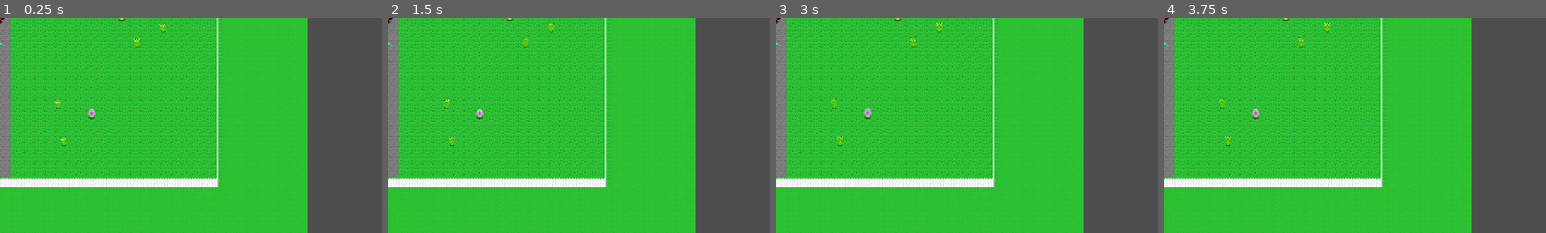
Above: before the commit, frames 1-4 (left to right).
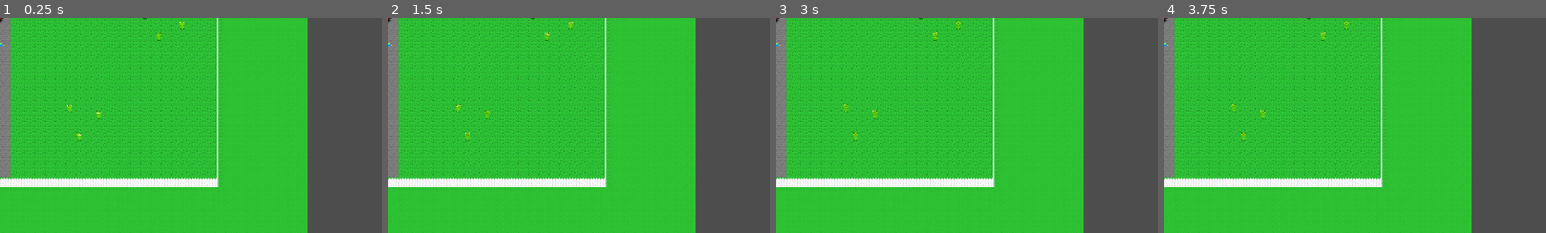
Above: after the commit, the same moments.

Repository: Birb-Games/the-legend-of-the-lawns
Game: Godot game, scene res://scenes/lawns/basic_lawn.tscn
Same seed, same stepped clock (60 frames per second), same inputs: the game is played once before the commit and once after it. This scene is started directly instead of the project's main scene.
Inputs (mouse positions are % of the whole screen's width and height, from its top left):
- Up to frame 1 (0.25 s): no input
- Up to frame 2 (1.5 s): move the mouse to (72, 45) at 0.52 s; hold D (move_right) 0.53-1.28 s; hold Space (interact) 0.53-1.28 s; move the mouse to (30, 55) at 1.27 s; hold S (move_down) from 1.28 s (still down); tap Space (interact) at 1.35 s
- Up to frame 3 (3 s): move the mouse to (60, 28) at 2.02 s; release S (move_down) at 2.03 s; press the mouse at (60, 28) at 2.03 s; hold D (move_right) 2.03-2.78 s; tap Space (interact) at 2.3, 2.85 s; move the mouse to (45, 70) at 2.77 s; release the mouse at (45, 70) at 2.78 s; hold W (move_up) from 2.78 s (still down)
- Up to frame 4 (3.75 s): move the mouse to (80, 65) at 3.52 s; release W (move_up) at 3.53 s; hold A (move_left) from 3.53 s (still down); hold Space (interact) from 3.53 s (still down)
The pictures show only the part of the screen within x 0-50%, y 0-50%; the shares and areas given below are measured in that part.

The runs differ from the first frame. In frame 1, 0.5% of the frame differs, in the area x 0-49%, y 0-60%; in frame 2, 0.5%; in frame 3, 0.5%; in frame 4, 0.5%.

Commit message:
added y sorting and some other changes

Diff:
--- a/scenes/enemies/enemyspawner.tscn
+++ b/scenes/enemies/enemyspawner.tscn
@@ -6,11 +6,12 @@
 [ext_resource type="PackedScene" uid="uid://bfrhyuagid5eh" path="res://scenes/enemies/mushroom.tscn" id="4_84gii"]
 
 [sub_resource type="CircleShape2D" id="CircleShape2D_6fcck"]
-radius = 80.0
+radius = 48.0
 
 [node name="Enemyspawner" type="Node2D"]
+y_sort_enabled = true
 script = ExtResource("1_27y88")
-enemies = [ExtResource("2_6fcck"), ExtResource("3_2meu0"), ExtResource("4_84gii")]
+enemies = Array[PackedScene]([ExtResource("2_6fcck"), ExtResource("3_2meu0"), ExtResource("4_84gii")])
 
 [node name="Area2D" type="Area2D" parent="."]
 editor_description = "Does nothing, only for editor use - shows the maximum points at which enemies can be spawned so as to avoid having enemies being spawned in strange places."
--- a/scenes/enemies/mushroom.tscn
+++ b/scenes/enemies/mushroom.tscn
@@ -128,18 +128,20 @@
 "speed": 4.0
 }]
 
-[node name="Mushroom" type="StaticBody2D" groups=["lawn_obstacle"]]
-scale = Vector2(0.75, 0.75)
+[node name="Mushroom" type="Area2D"]
+scale = Vector2(0.65, 0.65)
 
 [node name="CollisionShape2D" type="CollisionShape2D" parent="."]
+position = Vector2(0, -10.6667)
 shape = SubResource("RectangleShape2D_62b6c")
 
 [node name="Shadow" type="Sprite2D" parent="."]
-position = Vector2(0, 9.33333)
+position = Vector2(0, -1.33335)
 scale = Vector2(0.416667, 0.410256)
 texture = ExtResource("1_uk2no")
 
 [node name="AnimatedSprite2D" type="AnimatedSprite2D" parent="."]
+position = Vector2(0, -10.6667)
 sprite_frames = SubResource("SpriteFrames_70lkm")
 animation = &"down"
 autoplay = "down"
--- a/scenes/enemies/thornweed.tscn
+++ b/scenes/enemies/thornweed.tscn
@@ -65,17 +65,19 @@
 "speed": 2.0
 }]
 
-[node name="ThornWeed" type="StaticBody2D" groups=["lawn_obstacle"]]
+[node name="ThornWeed" type="Area2D"]
 scale = Vector2(0.75, 0.75)
 
 [node name="CollisionShape2D" type="CollisionShape2D" parent="."]
+position = Vector2(0, -8)
 shape = SubResource("RectangleShape2D_hlolw")
 
 [node name="Shadow" type="Sprite2D" parent="."]
-position = Vector2(0, 9.33333)
+position = Vector2(0, 1.33332)
 scale = Vector2(0.5, 0.410256)
 texture = ExtResource("1_w4wb1")
 
 [node name="AnimatedSprite2D" type="AnimatedSprite2D" parent="."]
+position = Vector2(0, -8)
 sprite_frames = SubResource("SpriteFrames_a8atb")
 autoplay = "default"
--- a/scenes/enemies/weed.tscn
+++ b/scenes/enemies/weed.tscn
@@ -42,18 +42,19 @@
 "speed": 5.0
 }]
 
-[node name="Weed" type="StaticBody2D" groups=["lawn_obstacle"]]
-scale = Vector2(0.75, 0.75)
+[node name="Weed" type="Area2D"]
+scale = Vector2(0.65, 0.65)
 
 [node name="CollisionShape2D" type="CollisionShape2D" parent="."]
-position = Vector2(0, 0.5)
+position = Vector2(0, -10.1667)
 shape = SubResource("RectangleShape2D_37qs1")
 
 [node name="Shadow" type="Sprite2D" parent="."]
-position = Vector2(-9.53674e-07, 9.5)
+position = Vector2(-9.53674e-07, -1.16667)
 scale = Vector2(0.25, 0.179487)
 texture = ExtResource("1_f2hbu")
 
 [node name="AnimatedSprite2D" type="AnimatedSprite2D" parent="."]
+position = Vector2(0, -10.6667)
 sprite_frames = SubResource("SpriteFrames_oqtah")
 autoplay = "default"
--- a/scenes/house.tscn
+++ b/scenes/house.tscn
@@ -6,6 +6,7 @@
 size = Vector2(220, 158.667)
 
 [node name="House" type="Sprite2D"]
+z_index = -1
 scale = Vector2(0.75, 0.75)
 texture = ExtResource("1_d7po0")
 
--- a/scenes/lawnmower.tscn
+++ b/scenes/lawnmower.tscn
@@ -43,10 +43,9 @@
 }]
 
 [sub_resource type="RectangleShape2D" id="RectangleShape2D_pf4ts"]
-size = Vector2(16, 14)
+size = Vector2(16, 13)
 
 [node name="Lawnmower" type="RigidBody2D" groups=["lawnmower"]]
-z_index = 1
 collision_layer = 6
 gravity_scale = 0.0
 lock_rotation = true
@@ -55,6 +54,7 @@
 script = ExtResource("1_a44u4")
 
 [node name="Shadows" type="Node2D" parent="."]
+position = Vector2(0, -7)
 
 [node name="ShadowRight" type="Sprite2D" parent="Shadows"]
 visible = false
@@ -81,11 +81,13 @@
 texture = ExtResource("3_vbbpe")
 
 [node name="AnimatedSprite2D" type="AnimatedSprite2D" parent="."]
+position = Vector2(0, -7)
 scale = Vector2(0.941176, 0.941176)
 sprite_frames = SubResource("SpriteFrames_8t1u5")
 animation = &"left"
 
 [node name="CollisionShape2D" type="CollisionShape2D" parent="."]
+position = Vector2(0, -6.5)
 shape = SubResource("RectangleShape2D_pf4ts")
 
 [connection signal="body_entered" from="." to="." method="_on_body_entered"]
--- a/scenes/lawns/basic_lawn.tscn
+++ b/scenes/lawns/basic_lawn.tscn
@@ -12,29 +12,29 @@
 position = Vector2(0, 21)
 
 [node name="Lawnmower" parent="." index="2"]
-position = Vector2(0, 0)
+position = Vector2(0, 5)
 
 [node name="WaterGun" parent="." index="3"]
 position = Vector2(0, 42)
 
 [node name="Enemyspawner" parent="Spawners" index="0" instance=ExtResource("2_x1smj")]
-position = Vector2(-199, -112)
+position = Vector2(-125, 160)
 
 [node name="Enemyspawner2" parent="Spawners" index="1" instance=ExtResource("2_x1smj")]
-position = Vector2(106, -152)
-spawn_count = 1
+position = Vector2(125, 160)
+spawn_count = 3
 
 [node name="Enemyspawner3" parent="Spawners" index="2" instance=ExtResource("2_x1smj")]
-position = Vector2(107, 150)
+position = Vector2(125, -160)
 
 [node name="Enemyspawner4" parent="Spawners" index="3" instance=ExtResource("2_x1smj")]
-position = Vector2(219, -5)
+position = Vector2(250, 0)
 spawn_count = 5
 
 [node name="Enemyspawner5" parent="Spawners" index="4" instance=ExtResource("2_x1smj")]
-position = Vector2(-207, 119)
-spawn_count = 1
+position = Vector2(-250, 0)
+spawn_count = 5
 
 [node name="Enemyspawner6" parent="Spawners" index="5" instance=ExtResource("2_x1smj")]
-position = Vector2(-162, 144)
-spawn_count = 1
+position = Vector2(-125, -160)
+spawn_count = 3
--- a/scenes/lawns/lawn.tscn
+++ b/scenes/lawns/lawn.tscn
@@ -6,12 +6,11 @@
 [ext_resource type="PackedScene" uid="uid://5004ltphju6p" path="res://scenes/water_gun.tscn" id="4_p5gcc"]
 
 [node name="Lawn" type="Node2D"]
+y_sort_enabled = true
 script = ExtResource("1_eudnv")
 
 [node name="TileMapLayer" type="TileMapLayer" parent="." groups=["lawn_obstacle"]]
-editor_description = "Placeholder level for testing.
-
-TODO: add some kind of level generation."
+z_index = -2
 tile_map_data = PackedByteArray("AAD2//b/AAABAAAAAAD2//f/AAABAAAAAAD2//j/AAABAAAAAAD2//n/AAABAAAAAAD2//r/AAABAAAAAAD2// …(19120 unchanged characters)…
 tile_set = ExtResource("2_fe7f8")
 
@@ -19,9 +18,11 @@
 position = Vector2(17, -5)
 
 [node name="Lawnmower" parent="." instance=ExtResource("3_fe7f8")]
-position = Vector2(-16, 0)
+position = Vector2(-16, 5)
 
 [node name="WaterGun" parent="." instance=ExtResource("4_p5gcc")]
+z_index = -1
 position = Vector2(1.66893e-06, -24)
 
 [node name="Spawners" type="Node2D" parent="."]
+y_sort_enabled = true
--- a/scenes/main.tscn
+++ b/scenes/main.tscn
@@ -10,10 +10,11 @@
 colors = PackedColorArray(1, 0, 0, 1, 1, 1, 0, 1, 0, 1, 0, 1)
 
 [node name="Main" type="Node2D"]
+y_sort_enabled = true
 script = ExtResource("1_jyhfs")
 
 [node name="Player" parent="." instance=ExtResource("1_o5qli")]
-position = Vector2(8, -154)
+position = Vector2(8, -143)
 
 [node name="Camera2D" type="Camera2D" parent="Player"]
 zoom = Vector2(4, 4)
--- a/scenes/neighbor.tscn
+++ b/scenes/neighbor.tscn
@@ -71,21 +71,23 @@
 size = Vector2(18, 42)
 
 [node name="Neighbor" type="AnimatedSprite2D" groups=["neighbor"]]
-z_index = 1
+y_sort_enabled = true
 scale = Vector2(0.75, 0.75)
 sprite_frames = SubResource("SpriteFrames_k1hep")
 animation = &"neighbor_bob"
+offset = Vector2(0, -20)
 script = ExtResource("1_k1hep")
 lawn_template = ExtResource("3_x7cql")
 
 [node name="Area2D" type="Area2D" parent="."]
+position = Vector2(0, -20)
 
 [node name="CollisionShape2D" type="CollisionShape2D" parent="Area2D"]
 shape = SubResource("RectangleShape2D_nrakx")
 
 [node name="Shadow" type="Sprite2D" parent="."]
 z_index = -1
-position = Vector2(0, 19)
+position = Vector2(0, -1)
 scale = Vector2(0.5, 0.5)
 texture = ExtResource("3_dsynj")
 
--- a/scenes/neighborhood.tscn
+++ b/scenes/neighborhood.tscn
@@ -14,11 +14,13 @@
 distance = -736.0
 
 [node name="Neighborhood" type="Node2D"]
+y_sort_enabled = true
 
 [node name="TileMapLayer" type="TileMapLayer" parent="."]
 editor_description = "Placeholder level for testinng.
 
 TODO: add some kind of level generation."
+z_index = -2
 tile_map_data = PackedByteArray("AADx//b/AAABAAAAAADx//f/AAABAAAAAADx//j/AAABAAAAAADx//n/AAABAAAAAADx//r/AAABAAAAAADx// …(52656 unchanged characters)…
 tile_set = ExtResource("2_tqujx")
 
@@ -37,16 +39,17 @@
 position = Vector2(593, -235)
 
 [node name="Neighbors" type="Node2D" parent="."]
+y_sort_enabled = true
 
 [node name="NeighborBob" parent="Neighbors" instance=ExtResource("3_tqujx")]
-position = Vector2(328, -170)
+position = Vector2(328, -155)
 display_name = "Neighbor Bob"
 lawn_template = ExtResource("3_xlwpo")
 possible_dialog = PackedStringArray("Oh, you want to mow my lawn? I suppose it is a bit overgrown...", "My lawn needs to be mowed today but I\'m too lazy.")
 wage = 1
 
 [node name="NeighborJim" parent="Neighbors" instance=ExtResource("3_tqujx")]
-position = Vector2(-312, -170)
+position = Vector2(-312, -155)
 animation = &"neighbor_jim"
 display_name = "Neighbor Jim"
 lawn_template = ExtResource("3_xlwpo")
@@ -54,7 +57,7 @@
 wage = 1
 
 [node name="NeighborNancy" parent="Neighbors" instance=ExtResource("3_tqujx")]
-position = Vector2(648, -170)
+position = Vector2(648, -155)
 animation = &"neighbor_nancy"
 display_name = "Neighbor Nancy"
 lawn_template = ExtResource("3_xlwpo")
--- a/scenes/player.tscn
+++ b/scenes/player.tscn
@@ -245,27 +245,26 @@
 color = Color(0.054902, 0.529412, 0.8, 1)
 
 [node name="Player" type="CharacterBody2D" node_paths=PackedStringArray("water_gun") groups=["player"]]
-z_index = 2
 script = ExtResource("1_g2els")
 water_gun = NodePath("WaterGun")
 
 [node name="Shadow" type="Sprite2D" parent="."]
-position = Vector2(0, 11)
 scale = Vector2(0.365385, 0.365385)
 texture = ExtResource("4_dqkch")
 
 [node name="AnimatedSprite2D" type="AnimatedSprite2D" parent="."]
-position = Vector2(0, -1)
+position = Vector2(0, -12)
 scale = Vector2(0.75, 0.75)
 sprite_frames = SubResource("SpriteFrames_g2els")
 animation = &"idle_down"
 autoplay = "idle_down"
 
 [node name="CollisionShape2D" type="CollisionShape2D" parent="."]
-position = Vector2(0, 6)
+position = Vector2(0, -6)
 shape = SubResource("RectangleShape2D_g2els")
 
 [node name="InteractZone" type="Area2D" parent="."]
+position = Vector2(0, -13)
 collision_mask = 3
 script = ExtResource("3_qhqgy")
 
@@ -274,12 +273,13 @@
 shape = SubResource("RectangleShape2D_qhqgy")
 
 [node name="WaterGun" type="Sprite2D" parent="."]
-position = Vector2(8, 1)
+position = Vector2(8, -9)
 scale = Vector2(0.35, 0.35)
 texture = ExtResource("4_tuyoq")
 script = ExtResource("4_qlg0r")
 
 [node name="GPUParticles2D" type="GPUParticles2D" parent="WaterGun"]
+z_index = 1
 position = Vector2(18, 0)
 amount = 100
 texture = ExtResource("7_fjrip")
--- a/scripts/enemies/enemyspawner.gd
+++ b/scripts/enemies/enemyspawner.gd
@@ -58,12 +58,12 @@
 	return max(len(weights) - 1, 0)
 
 func gen_enemy_positions(count: int) -> Array[Vector2]:
-	var radius = 32.0 + count * 4.0
+	var radius = 20.0 + count * 4.0
 	var start_angle = randf() * PI * 2.0
 	var positions: Array[Vector2] = []
 	for i in range(count):
 		var angle = start_angle + i * 2.0 * PI / count
-		var dist = radius - 20.0 * randf()
+		var dist = radius - 10.0 * randf()
 		var x = cos(angle) * dist
 		var y = sin(angle) * dist
 		positions.append(Vector2(x, y))
--- a/scripts/lawn.gd
+++ b/scripts/lawn.gd
@@ -54,7 +54,7 @@
 	if !player.get_node("WaterGun").visible:
 		return
 	if Input.is_action_just_pressed("interact"):
-		water_gun_item.position = player.position + Vector2(0.0, 8.0)
+		water_gun_item.position = player.get_sprite_pos() + Vector2(0.0, 12.0)
 		add_child(water_gun_item)
 		player.disable_water_gun()
 
@@ -79,7 +79,7 @@
 
 	# Mow the lawn
 	var tile_sz = float($TileMapLayer.tile_set.tile_size.x)
-	var lawnmower_pos = lawnmower.position / tile_sz - Vector2(0.5, 0.5)
+	var lawnmower_pos = lawnmower.get_sprite_pos() / tile_sz - Vector2(0.5, 0.5)
 	var positions = []
 	for dx in range(-1, 2):
 		for dy in range(-1, 2):
--- a/scripts/lawnmower.gd
+++ b/scripts/lawnmower.gd
@@ -106,3 +106,7 @@
 	var r = $CollisionShape2D.shape.get_rect()
 	r.position += position
 	return r
+
+# Returns global position of the shadow
+func get_sprite_pos() -> Vector2:
+	return position + $AnimatedSprite2D.position
--- a/scripts/player.gd
+++ b/scripts/player.gd
@@ -54,7 +54,7 @@
 		return false
 
 	# Pull lawnmower with player
-	var dot_prod = (position - lawnmower.position).normalized().dot(velocity.normalized())
+	var dot_prod = (position - lawnmower.get_sprite_pos()).normalized().dot(velocity.normalized())
 	# Compare the velocity direction with the angle to the lawnmower's position, if moving directly away from mower, it can be pulled
 	var same_direction: bool = dot_prod > 0.8
 	return same_direction and $InteractZone.can_pull
@@ -118,3 +118,7 @@
 
 func disable_water_gun():
 	$WaterGun.hide()
+
+# Returns global position of the animated sprite
+func get_sprite_pos():
+	return $AnimatedSprite2D.position + position
--- a/scripts/water_gun.gd
+++ b/scripts/water_gun.gd
@@ -3,8 +3,8 @@
 @onready var particles: GPUParticles2D = $GPUParticles2D
 @onready var raycast: RayCast2D = $RayCast2D
 
-var radius = position.x
-var size = scale.x
+@onready var radius = (position - get_parent().get_node("AnimatedSprite2D").position).length()
+var size = scale.y
 
 func _ready() -> void:
 	hide()
@@ -16,8 +16,10 @@
 		print("Water gun is hitting: ", raycast.get_collider().name)
 
 func update_transform() -> void:
-	position = (get_global_mouse_position() - get_parent().position).normalized() * radius
-	rotation = (get_global_mouse_position() - get_parent().position).normalized().angle()
+	var player_pos = get_parent().get_node("AnimatedSprite2D").position
+	var global_player_pos = get_parent().position + player_pos
+	position = (get_global_mouse_position() - global_player_pos).normalized() * radius + player_pos
+	rotation = (get_global_mouse_position() - global_player_pos).normalized().angle()
 	if abs(rotation) < PI / 2:
 		scale.y = size
 	else:
